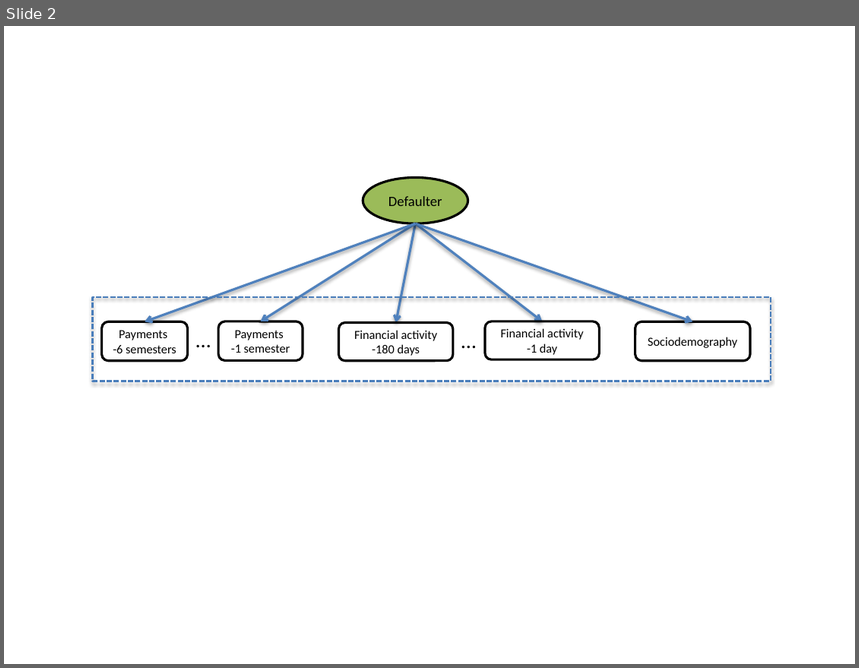
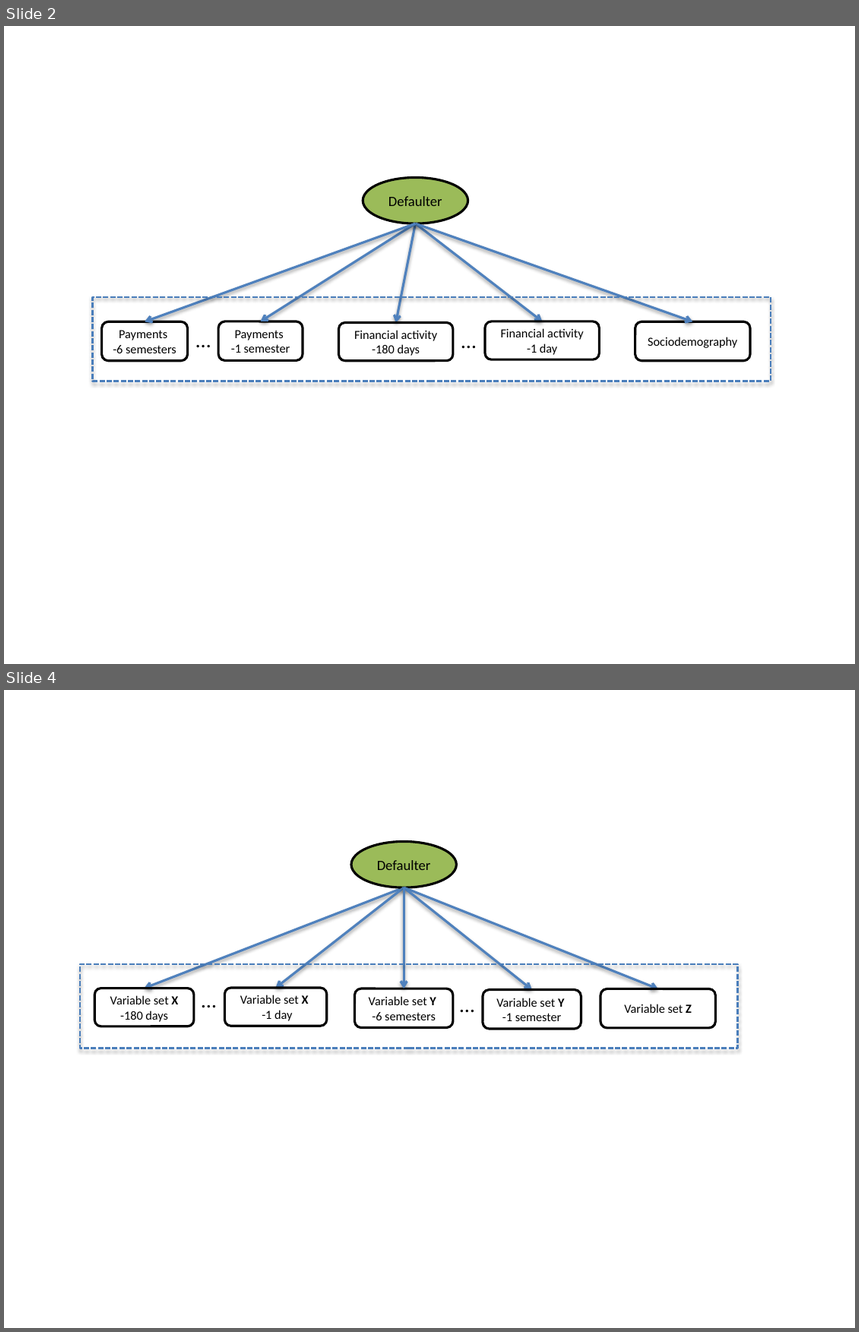
Before and after one commit to amidst/toolbox, a slide deck: doc/D2.1_AMIDSTModelingFramework/figures/CajaMarModelsBucket.pptx. Shown one above the other, each under a label of ours: slide 2 before the commit, slides 2 and 4 after it; the slides between them are not shown. The pictures are 859x668 and 859x1332 pixels, drawn with LibreOffice and Linux fonts; fonts in the diff are those of the drawing. Boxes give left, top, right and bottom in pixels: in the first picture for what was removed or moved away, otherwise in the second. Text is boxed around its words. In the diff, an @@ line names an element or a change of style, - is before the commit and + after.

Commit message:
The modified .ppt file for Cajamar

```diff
--- a/doc/D2.1_AMIDSTModelingFramework/figures/CajaMarModelsBucket.pptx
+++ b/doc/D2.1_AMIDSTModelingFramework/figures/CajaMarModelsBucket.pptx
@@ slide 4 added at (x1=4, y1=690, x2=855, y2=1328), background #FFFFFF @@
@@ ellipse added at (x1=351, y1=841, x2=457, y2=888), fill #9BBB59, outline #000000 2 pt, 12 pt, text #000000 @@
+Defaulter
@@ arrow added from (404, 888) to (145, 989), #4F81BD 2 pt @@
@@ arrow added from (404, 888) to (275, 988), #4F81BD 2 pt @@
@@ arrow added from (404, 888) to (658, 989), #4F81BD 2 pt @@
@@ arrow added from (404, 888) to (531, 989), #4F81BD 2 pt @@
@@ arrow added from (404, 888) to (404, 989), #4F81BD 2 pt @@
@@ rectangle added at (x1=80, y1=964, x2=737, y2=1049), outline #4B7EBC 1.5 pt dashed @@
@@ text added at (x1=193, y1=983, x2=225, y2=1017), 18 pt, text #000000 @@
+…
@@ rounded rectangle added at (x1=94, y1=989, x2=194, y2=1027), outline #000000 2 pt, 10.5 pt, text #000000 @@
+Variable set X -180 days
@@ rounded rectangle added at (x1=224, y1=988, x2=326, y2=1026), outline #000000 2 pt, 10.5 pt, text #000000 @@
+Variable set X
+-1 day
@@ rounded rectangle added at (x1=354, y1=989, x2=453, y2=1028), outline #000000 2 pt, 10.5 pt, text #000000 @@
+Variable set Y
+-6 semesters
@@ text added at (x1=452, y1=987, x2=484, y2=1021), 18 pt, text #000000 @@
+…
@@ rounded rectangle added at (x1=484, y1=989, x2=582, y2=1029), outline #000000 2 pt, 10.5 pt, text #000000 @@
+Variable set Y
+-1 semester
@@ rounded rectangle added at (x1=601, y1=989, x2=715, y2=1028), outline #000000 2 pt, 10.5 pt, text #000000 @@
+Variable set Z
```
